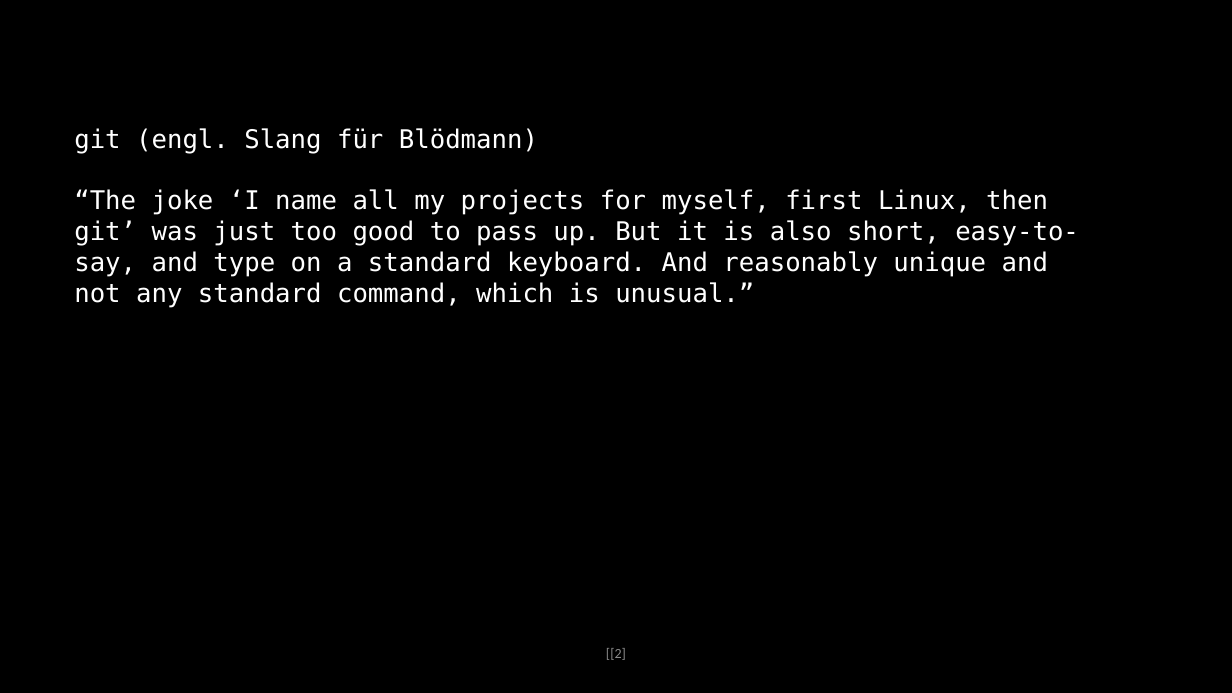
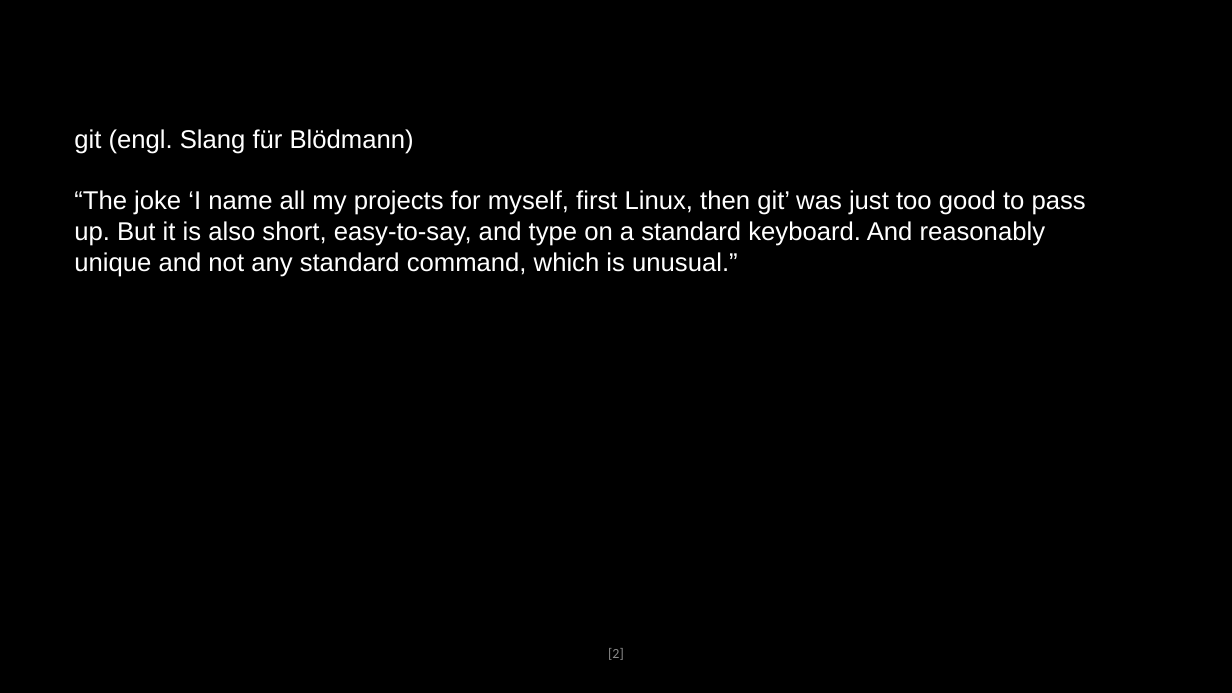
Before and after one commit to gord6/test, a slide deck: slide 3 of git_einführung.pptx. Drawn at 1232x693 pixels with LibreOffice and Linux fonts; fonts in the diff are those of the drawing. Boxes give left, top, right and bottom in pixels: in the first picture for what was removed or moved away, otherwise in the second. Text is boxed around its words. In the diff, an @@ line names an element or a change of style, - is before the commit and + after.

```diff
--- a/git_einführung.pptx
+++ b/git_einführung.pptx
@@ text "git (engl. Slang für Blödmann)" at (74,129,1086,277): font DejaVu Sans Mono to Arial @@
@@ text at (608,648,624,660): text changed @@
-[[2]
+[2]
```
Also in this commit, not shown: 1 other slide changed, 2 slides added, 1 slide removed.
